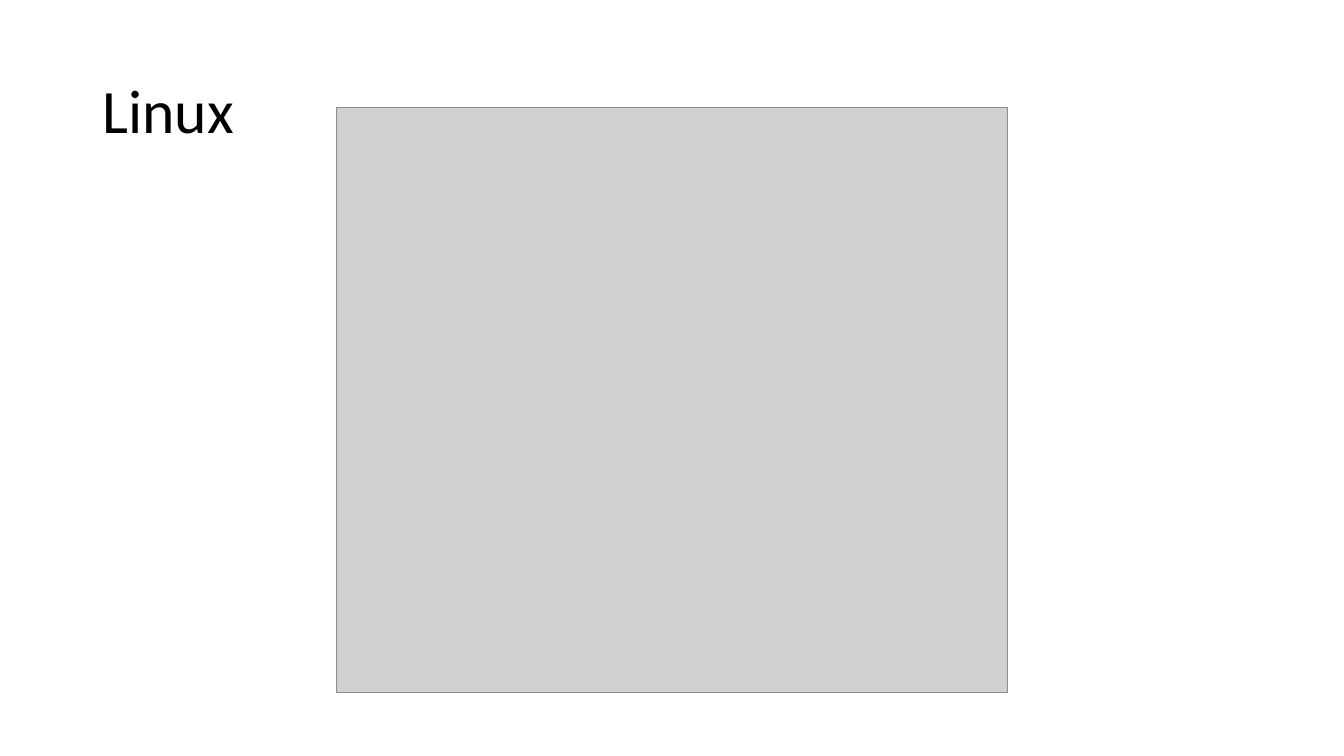
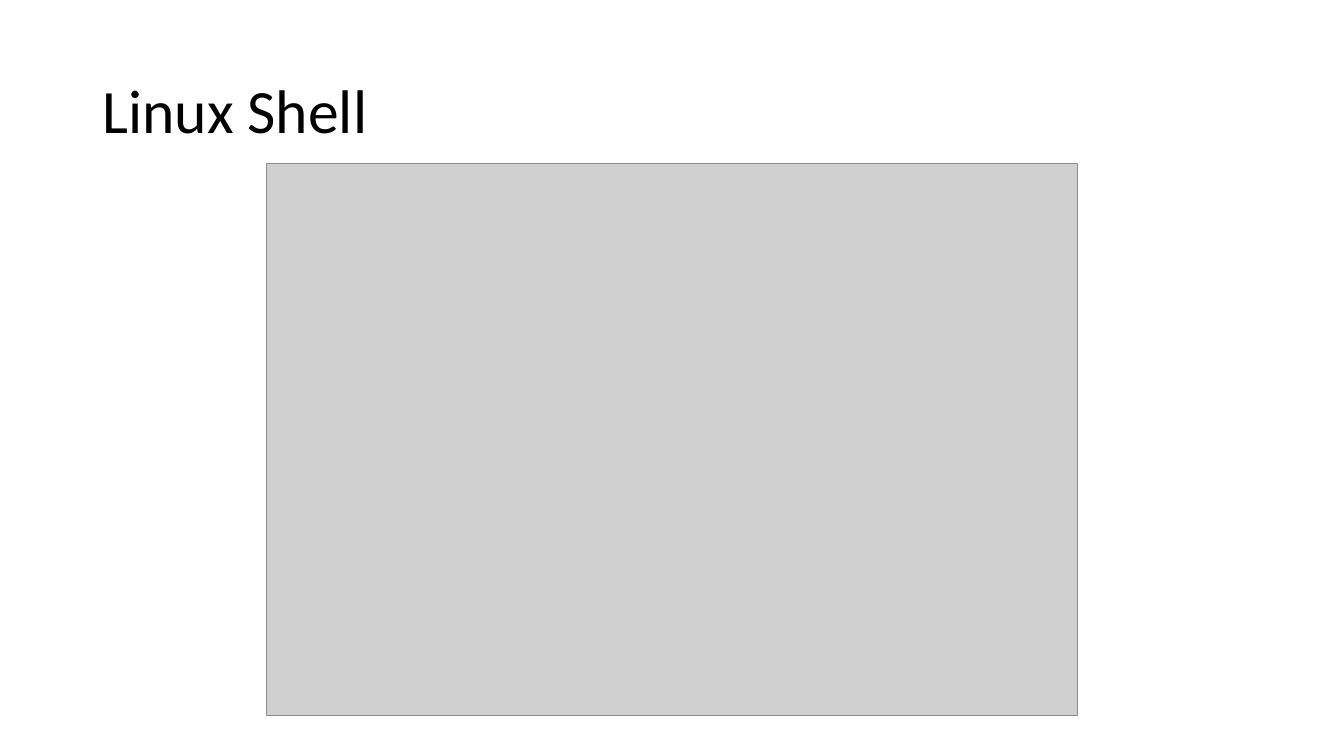
Before and after one commit to Cyanivde/technion-ctf, a slide deck: slide 10 of files/basics.pptx. Drawn at 1344x756 pixels with LibreOffice and Linux fonts; fonts in the diff are those of the drawing; grey boxes stand for pictures. Boxes give left, top, right and bottom in pixels: in the first picture for what was removed or moved away, otherwise in the second. Text is boxed around its words. In the diff, an @@ line names an element or a change of style, - is before the commit and + after.

```diff
--- a/files/basics.pptx
+++ b/files/basics.pptx
@@ title at box(102, 90, 367, 134): text changed @@
-Linux
+Linux Shell
@@ picture: place and size @@
-picture at box(337, 108, 1008, 693)
+picture at box(267, 163, 1078, 716)
```
Also in this commit, not shown: 8 other slides changed, 3 slides added.
